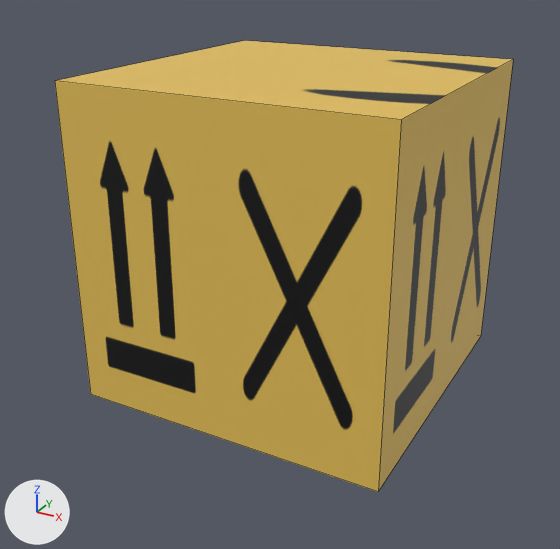
Before and after pictures for a commit that changed the Blender file assets/grid/objects/box/box.blend.
The view is the same before and after, from a camera (50 mm lens) standing at (1.076, -2.091, 1.367) and looking at (-0.028, -0.084, 0.363). Arrows for +X, +Y and +Z are at lower left; the lights stay in place. Mesh edges are drawn as thin lines.
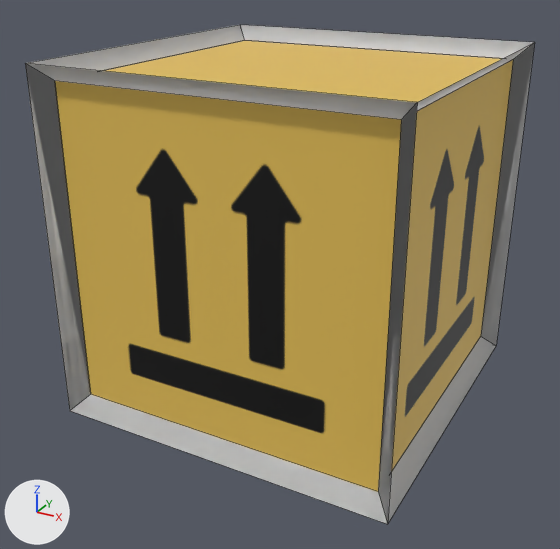
Where the change shows, as pixel boxes (x1, y1, x2, y2) in the pictures (560 x 549 px):
'Cube.001', added
    after: (25, 25, 535, 524)
part 1 of me_cube, surface changed
    both: (55, 40, 513, 492)

Patch to the scene script:
```diff
--- a/assets/grid/objects/box/box.blend.py
+++ b/assets/grid/objects/box/box.blend.py
@@ me_cube @@
 me_cube.from_pydata(...)  # 8 vertices, 6 faces; spans x -1.0..1.0, y -1.0..1.0, z -1.0..1.0
 # used by ob_cube; location = (0.0, 0.0, 0.5); scale = (0.5, 0.5, 0.5)
+# me_cube part 1: texture (UV) coordinates of 6 of 6 faces, centred in x -1.0..1.0, y -1.0..1.0, z -1.0..1.0, changed; they spanned u 0.88..1.0, v 0.0..1.0 and now span u 0.5..0.93, v 0.0..1.0
 me_cube.materials.append(mat_material)
@@ me_cube_001 @@
+me_cube_001.from_pydata(...)  # 32 vertices, 24 faces; spans x -1.1..1.1, y -1.1..1.1, z -1.1..1.1
@@ ob_cube_001 @@
+ob_cube_001 = bpy.data.objects.new('Cube.001', me_cube_001)
+ob_cube_001.location = (0.0, 0.0, 0.5)
+ob_cube_001.scale = (0.5, 0.5, 0.5)
```
